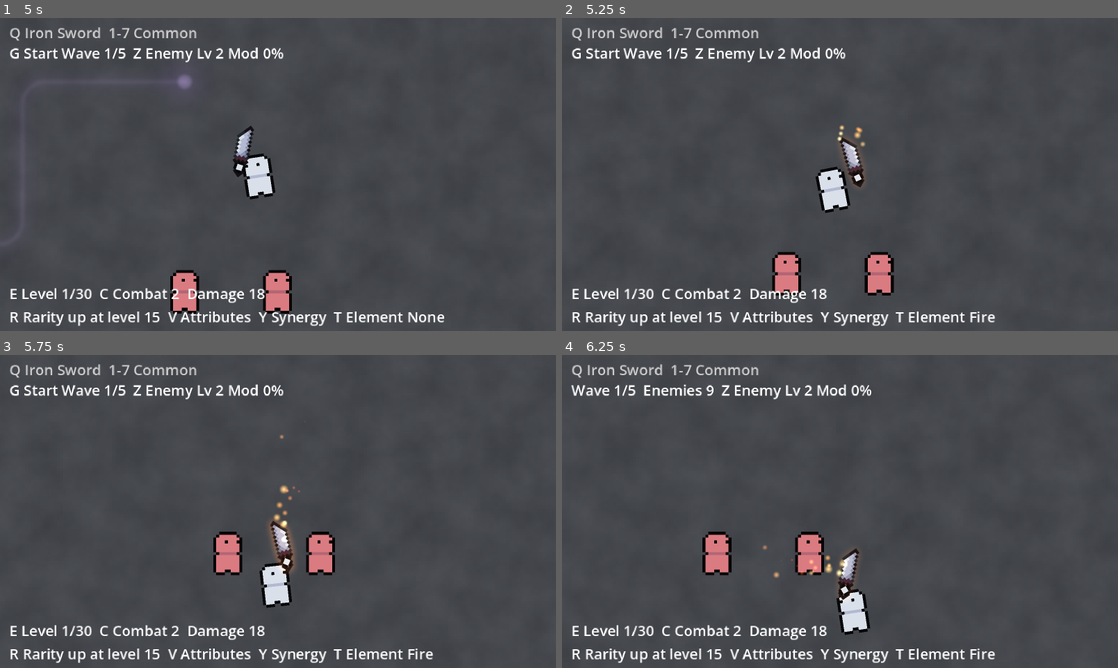
Above: before the commit, frames 1-4 (two rows, left to right).
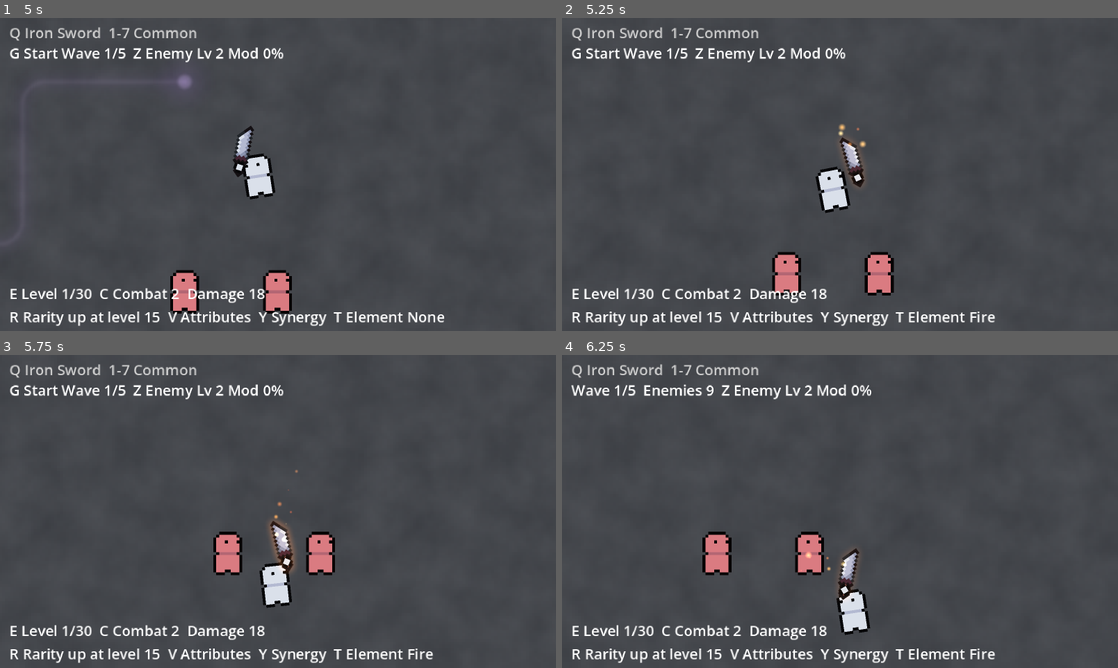
Above: after the commit, the same moments.

Repository: megalodooon/crystal-protectors
Game: Godot game, scene res://test.tscn
Same seed, same stepped clock (60 frames per second), same inputs: the game is played once before the commit and once after it.
Inputs (mouse positions are in pixels of both pictures, inside the frame that each line leads up to):
- Up to frame 1 (5 s): tap Enter at 0.5 s; move the mouse to (400, 158) at 0.52 s; press the mouse at (400, 158) at 0.53 s; hold D (right) 0.53-1.28 s; move the mouse to (166, 190) at 1.27 s; release the mouse at (166, 190) at 1.28 s; hold S (down) 1.28-2.03 s; tap Q at 1.35 s; move the mouse to (333, 105) at 2.02 s; hold D (right) 2.03-2.78 s; tap E at 2.1 s; move the mouse to (250, 237) at 2.77 s; hold W (up) 2.78-3.53 s; tap R at 2.85 s; move the mouse to (444, 221) at 3.52 s; hold A (left) from 3.53 s (still down); tap C at 3.6 s; move the mouse to (111, 127) at 4.27 s; tap Z at 4.35 s
- Up to frame 2 (5.25 s): move the mouse to (867, 174) at 5.02 s; release A (left) at 5.03 s; hold S (down) from 5.03 s (still down); tap T at 5.1 s
- Up to frame 3 (5.75 s): keep holding S (down)
- Up to frame 4 (6.25 s): move the mouse to (756, 433) at 5.77 s; release S (down) at 5.78 s; hold D (right) from 5.78 s (still down); tap G at 5.85 s

Frame 1 is identical in both runs. In frame 2, 0.1% of the frame differs, in the area x 49-55%, y 33-42%; in frame 3, 0.1%; in frame 4, 0.2%, in the area x 36-52%, y 41-72%.

Commit message:
Pixel art meteor rock, judgement sword and crystals, cleaner star impact, fewer weapon particles
Co-Authored-By: Claude Opus 5 <noreply@anthropic.com>

Diff:
--- a/godot/status_effects/debuffs/crystal_visual.tscn
+++ b/godot/status_effects/debuffs/crystal_visual.tscn
@@ -10,6 +10,7 @@
 [ext_resource type="Curve" path="res://vfx/shared/shrink_curve.tres" id="8_shrink"]
 [ext_resource type="Script" path="res://vfx/base/vfx_flash.gd" id="9_flash"]
 [ext_resource type="Script" path="res://vfx/base/vfx_spikes.gd" id="10_spikes"]
+[ext_resource type="Texture2D" path="res://status_effects/debuffs/crystal.png" id="11_crystal"]
 
 [sub_resource type="Gradient" id="Gradient_glint"]
 offsets = PackedFloat32Array(0, 0.3, 1)
@@ -32,7 +33,7 @@
 "times": PackedFloat32Array(0, 0.14, 0.22),
 "transitions": PackedFloat32Array(0.35, 2, 1),
 "update": 0,
-"values": [Vector2(0.6, 0), Vector2(1.05, 1.15), Vector2(1, 1)]
+"values": [Vector2(1, 0), Vector2(1, 1.1), Vector2(1, 1)]
 }
 
 [sub_resource type="AnimationLibrary" id="AnimationLibrary_crystal"]
@@ -65,55 +66,9 @@
 z_index = -2
 position = Vector2(0, 8)
 
-[node name="BackLeft" type="Polygon2D" parent="Loop/Crystals"]
-antialiased = true
-color = Color(0.62, 0.2, 0.62, 0.92)
-polygon = PackedVector2Array(-9, 0, -11, -9, -8, -15, -5, -10, -4, 0)
-
-[node name="BackLeftFacet" type="Polygon2D" parent="Loop/Crystals"]
-antialiased = true
-color = Color(0.95, 0.55, 0.95, 0.85)
-polygon = PackedVector2Array(-9, 0, -11, -9, -8, -15, -7.5, -9, -7, 0)
-
-[node name="BackRight" type="Polygon2D" parent="Loop/Crystals"]
-antialiased = true
-color = Color(0.62, 0.2, 0.62, 0.92)
-polygon = PackedVector2Array(4, 0, 5, -12, 8, -19, 11, -12, 10, 0)
-
-[node name="BackRightFacet" type="Polygon2D" parent="Loop/Crystals"]
-antialiased = true
-color = Color(0.95, 0.55, 0.95, 0.85)
-polygon = PackedVector2Array(4, 0, 5, -12, 8, -19, 7.5, -11, 7, 0)
-
-[node name="Center" type="Polygon2D" parent="Loop/Crystals"]
-antialiased = true
-color = Color(0.75, 0.28, 0.72, 0.9)
-polygon = PackedVector2Array(-4, 0, -5, -14, -1, -22, 3, -14, 2, 0)
-
-[node name="CenterFacet" type="Polygon2D" parent="Loop/Crystals"]
-antialiased = true
-color = Color(1, 0.7, 1, 0.85)
-polygon = PackedVector2Array(-4, 0, -5, -14, -1, -22, -1.5, -13, -1.5, 0)
-
-[node name="FrontLeft" type="Polygon2D" parent="Loop/Crystals"]
-antialiased = true
-color = Color(0.85, 0.35, 0.8, 0.95)
-polygon = PackedVector2Array(-13, 1, -15, -4, -13, -8, -10, -4, -9, 1)
-
-[node name="FrontLeftFacet" type="Polygon2D" parent="Loop/Crystals"]
-antialiased = true
-color = Color(1, 0.8, 1, 0.9)
-polygon = PackedVector2Array(-13, 1, -15, -4, -13, -8, -12.5, -3, -12, 1)
-
-[node name="FrontRight" type="Polygon2D" parent="Loop/Crystals"]
-antialiased = true
-color = Color(0.85, 0.35, 0.8, 0.95)
-polygon = PackedVector2Array(10, 1, 11, -6, 14, -10, 16, -5, 14, 1)
-
-[node name="FrontRightFacet" type="Polygon2D" parent="Loop/Crystals"]
-antialiased = true
-color = Color(1, 0.8, 1, 0.9)
-polygon = PackedVector2Array(10, 1, 11, -6, 14, -10, 13, -5, 12.5, 1)
+[node name="Cluster" type="Sprite2D" parent="Loop/Crystals"]
+position = Vector2(0, -11)
+texture = ExtResource("11_crystal")
 
 [node name="Rim" type="Sprite2D" parent="Loop/Crystals"]
 texture_filter = 2
--- a/godot/vfx/effects/judgement_impact.tscn
+++ b/godot/vfx/effects/judgement_impact.tscn
@@ -10,6 +10,7 @@
 [ext_resource type="Curve" path="res://vfx/shared/twinkle_curve.tres" id="8_twinkle"]
 [ext_resource type="Script" path="res://vfx/base/vfx_flash.gd" id="9_flash"]
 [ext_resource type="Script" path="res://vfx/base/vfx_spikes.gd" id="10_spikes"]
+[ext_resource type="Texture2D" path="res://weapons/projectiles/judgement_sword.png" id="11_sword"]
 
 [sub_resource type="Gradient" id="Gradient_spark"]
 offsets = PackedFloat32Array(0, 0.25, 1)
@@ -33,18 +34,6 @@
 "transitions": PackedFloat32Array(1, 2, 1),
 "update": 0,
 "values": [Color(1, 1, 1, 1), Color(1, 1, 1, 0.9), Color(1, 1, 1, 0)]
-}
-tracks/1/type = "value"
-tracks/1/imported = false
-tracks/1/enabled = true
-tracks/1/path = NodePath("Sword:scale")
-tracks/1/interp = 1
-tracks/1/loop_wrap = true
-tracks/1/keys = {
-"times": PackedFloat32Array(0, 0.08, 0.9),
-"transitions": PackedFloat32Array(0.5, 1, 1),
-"update": 0,
-"values": [Vector2(1.25, 0.8), Vector2(1, 1), Vector2(0.7, 1.1)]
 }
 
 [sub_resource type="AnimationLibrary" id="AnimationLibrary_impact"]
@@ -87,30 +76,9 @@
 [node name="Sword" type="Node2D" parent="."]
 position = Vector2(0, 4)
 
-[node name="Blade" type="Polygon2D" parent="Sword"]
-antialiased = true
-color = Color(1, 0.96, 0.82, 0.95)
-polygon = PackedVector2Array(-2.5, -24, 2.5, -24, 2.5, -2, 0, 3, -2.5, -2)
-
-[node name="Edge" type="Polygon2D" parent="Sword"]
-antialiased = true
-color = Color(1, 1, 1, 1)
-polygon = PackedVector2Array(-0.7, -24, 0.7, -24, 0.7, -3, 0, 1, -0.7, -3)
-
-[node name="Guard" type="Polygon2D" parent="Sword"]
-antialiased = true
-color = Color(1, 0.8, 0.35, 1)
-polygon = PackedVector2Array(-8, -27, 8, -27, 8, -24, -8, -24)
-
-[node name="Hilt" type="Polygon2D" parent="Sword"]
-antialiased = true
-color = Color(0.95, 0.72, 0.3, 1)
-polygon = PackedVector2Array(-1.5, -35, 1.5, -35, 1.5, -27, -1.5, -27)
-
-[node name="Pommel" type="Polygon2D" parent="Sword"]
-antialiased = true
-color = Color(1, 0.85, 0.4, 1)
-polygon = PackedVector2Array(0, -38, 2.5, -36, 0, -34, -2.5, -36)
+[node name="Sprite" type="Sprite2D" parent="Sword"]
+position = Vector2(0, -16)
+texture = ExtResource("11_sword")
 
 [node name="Glow" type="Sprite2D" parent="Sword"]
 texture_filter = 2
--- a/godot/vfx/effects/star_impact.tscn
+++ b/godot/vfx/effects/star_impact.tscn
@@ -23,37 +23,14 @@
 z_index = 2
 script = ExtResource("1_effect")
 baseRadius = 20.0
-lifetime = 1.0
-shake = 0.5
-
-[node name="Ground" type="Sprite2D" parent="."]
-z_index = -3
-texture_filter = 2
-material = ExtResource("2_add")
-position = Vector2(0, 3)
-scale = Vector2(1.7, 0.6)
-modulate = Color(0.5, 0.65, 1, 0.6)
-texture = ExtResource("3_glow")
-script = ExtResource("9_flash")
-duration = 0.6
-startScale = 0.3
-endScale = 1.0
-
-[node name="Glow" type="Sprite2D" parent="."]
-texture_filter = 2
-material = ExtResource("2_add")
-scale = Vector2(1.3, 1.3)
-modulate = Color(0.6, 0.75, 1, 0.8)
-texture = ExtResource("3_glow")
-script = ExtResource("9_flash")
-duration = 0.4
-startScale = 0.3
-endScale = 1.0
+lifetime = 0.8
+shake = 0.2
 
 [node name="Flash" type="Sprite2D" parent="."]
 texture_filter = 2
 material = ExtResource("2_add")
-modulate = Color(0.95, 0.97, 1, 1)
+scale = Vector2(0.6, 0.6)
+modulate = Color(0.95, 0.97, 1, 0.9)
 texture = ExtResource("4_flash")
 script = ExtResource("9_flash")
 duration = 0.18
@@ -64,20 +41,19 @@
 texture_filter = 2
 material = ExtResource("2_add")
 script = ExtResource("10_spikes")
-count = 8
-length = 24.0
-width = 1.5
-duration = 0.32
+count = 4
+length = 12.0
+width = 1.0
+duration = 0.25
 color = Color(0.7, 0.85, 1, 1)
 randomAngles = false
 lengthRandomness = 0.0
-alternate = 0.4
-spin = 0.8
+angleOffset = 45.0
 
 [node name="Sparks" type="CPUParticles2D" parent="."]
 texture_filter = 2
 material = ExtResource("2_add")
-amount = 12
+amount = 6
 texture = ExtResource("5_streak")
 lifetime = 0.35
 one_shot = true
@@ -99,7 +75,7 @@
 [node name="Twinkles" type="CPUParticles2D" parent="."]
 texture_filter = 2
 material = ExtResource("2_add")
-amount = 10
+amount = 5
 texture = ExtResource("6_sparkle")
 lifetime = 0.9
 one_shot = true
@@ -108,8 +84,8 @@
 local_coords = true
 spread = 180.0
 gravity = Vector2(0, -8)
-initial_velocity_min = 15.0
-initial_velocity_max = 40.0
+initial_velocity_min = 10.0
+initial_velocity_max = 25.0
 damping_min = 35.0
 damping_max = 55.0
 scale_amount_min = 0.3
--- a/godot/weapons/auras/arcane_aura.tscn
+++ b/godot/weapons/auras/arcane_aura.tscn
@@ -34,9 +34,9 @@
 texture_filter = 2
 material = ExtResource("3_add")
 emitting = false
-amount = 7
+amount = 4
 texture = ExtResource("4_dot")
-lifetime = 0.6
+lifetime = 0.42
 randomness = 0.4
 local_coords = false
 emission_shape = 4
@@ -52,9 +52,9 @@
 texture_filter = 2
 material = ExtResource("3_add")
 emitting = false
-amount = 5
+amount = 3
 texture = ExtResource("9_sparkle")
-lifetime = 0.7
+lifetime = 0.49
 randomness = 0.5
 local_coords = false
 emission_shape = 4
--- a/godot/weapons/auras/blood_aura.tscn
+++ b/godot/weapons/auras/blood_aura.tscn
@@ -33,9 +33,9 @@
 texture_filter = 2
 material = ExtResource("3_add")
 emitting = false
-amount = 8
+amount = 4
 texture = ExtResource("4_dot")
-lifetime = 0.5
+lifetime = 0.35
 randomness = 0.4
 local_coords = false
 emission_shape = 4
@@ -51,9 +51,9 @@
 [node name="Drips" type="CPUParticles2D" parent="."]
 texture_filter = 2
 emitting = false
-amount = 3
+amount = 2
 texture = ExtResource("4_dot")
-lifetime = 0.6
+lifetime = 0.42
 randomness = 0.5
 local_coords = false
 emission_shape = 4
--- a/godot/weapons/auras/celestial_aura.tscn
+++ b/godot/weapons/auras/celestial_aura.tscn
@@ -35,9 +35,9 @@
 texture_filter = 2
 material = ExtResource("3_add")
 emitting = false
-amount = 8
+amount = 4
 texture = ExtResource("4_dot")
-lifetime = 1.0
+lifetime = 0.7
 randomness = 0.4
 local_coords = false
 emission_shape = 4
@@ -56,9 +56,9 @@
 texture_filter = 2
 material = ExtResource("3_add")
 emitting = false
-amount = 5
+amount = 3
 texture = ExtResource("5_sparkle")
-lifetime = 0.9
+lifetime = 0.63
 randomness = 0.6
 local_coords = false
 emission_shape = 4
--- a/godot/weapons/auras/crystal_aura.tscn
+++ b/godot/weapons/auras/crystal_aura.tscn
@@ -34,9 +34,9 @@
 texture_filter = 2
 material = ExtResource("3_add")
 emitting = false
-amount = 6
+amount = 3
 texture = ExtResource("4_streak")
-lifetime = 0.55
+lifetime = 0.39
 randomness = 0.5
 local_coords = false
 emission_shape = 4
@@ -55,9 +55,9 @@
 texture_filter = 2
 material = ExtResource("3_add")
 emitting = false
-amount = 4
+amount = 2
 texture = ExtResource("5_sparkle")
-lifetime = 0.5
+lifetime = 0.35
 randomness = 0.6
 local_coords = false
 emission_shape = 4
--- a/godot/weapons/auras/electric_aura.tscn
+++ b/godot/weapons/auras/electric_aura.tscn
@@ -30,9 +30,9 @@
 texture_filter = 2
 material = ExtResource("3_add")
 emitting = false
-amount = 6
+amount = 3
 texture = ExtResource("4_streak")
-lifetime = 0.12
+lifetime = 0.08
 randomness = 0.6
 local_coords = false
 emission_shape = 4
@@ -49,9 +49,9 @@
 texture_filter = 2
 material = ExtResource("3_add")
 emitting = false
-amount = 5
+amount = 3
 texture = ExtResource("5_dot")
-lifetime = 0.25
+lifetime = 0.17
 randomness = 0.6
 local_coords = false
 emission_shape = 4
--- a/godot/weapons/auras/explosive_aura.tscn
+++ b/godot/weapons/auras/explosive_aura.tscn
@@ -34,9 +34,9 @@
 texture_filter = 2
 material = ExtResource("3_add")
 emitting = false
-amount = 7
+amount = 4
 texture = ExtResource("5_dot")
-lifetime = 0.4
+lifetime = 0.28
 randomness = 0.4
 local_coords = false
 emission_shape = 4
@@ -53,9 +53,9 @@
 texture_filter = 2
 material = ExtResource("3_add")
 emitting = false
-amount = 4
+amount = 2
 texture = ExtResource("4_streak")
-lifetime = 0.35
+lifetime = 0.24
 randomness = 0.6
 local_coords = false
 emission_shape = 4
--- a/godot/weapons/auras/fire_aura.tscn
+++ b/godot/weapons/auras/fire_aura.tscn
@@ -50,9 +50,9 @@
 texture_filter = 2
 material = SubResource("CanvasItemMaterial_add")
 emitting = false
-amount = 14
+amount = 7
 texture = SubResource("GradientTexture2D_soft")
-lifetime = 0.35
+lifetime = 0.24
 randomness = 0.4
 local_coords = false
 emission_shape = 4
@@ -69,9 +69,9 @@
 texture_filter = 2
 material = SubResource("CanvasItemMaterial_add")
 emitting = false
-amount = 4
+amount = 2
 texture = ExtResource("3_dot")
-lifetime = 0.8
+lifetime = 0.56
 randomness = 0.5
 local_coords = false
 emission_shape = 4
--- a/godot/weapons/auras/frost_aura.tscn
+++ b/godot/weapons/auras/frost_aura.tscn
@@ -46,9 +46,9 @@
 texture_filter = 2
 material = SubResource("CanvasItemMaterial_add")
 emitting = false
-amount = 8
+amount = 4
 texture = SubResource("GradientTexture2D_soft")
-lifetime = 0.6
+lifetime = 0.42
 randomness = 0.4
 local_coords = false
 emission_shape = 4
@@ -64,9 +64,9 @@
 texture_filter = 2
 material = SubResource("CanvasItemMaterial_add")
 emitting = false
-amount = 4
+amount = 2
 texture = ExtResource("3_sparkle")
-lifetime = 0.9
+lifetime = 0.63
 randomness = 0.5
 local_coords = false
 emission_shape = 4
--- a/godot/weapons/auras/holy_aura.tscn
+++ b/godot/weapons/auras/holy_aura.tscn
@@ -34,9 +34,9 @@
 texture_filter = 2
 material = ExtResource("3_add")
 emitting = false
-amount = 5
+amount = 3
 texture = ExtResource("4_streak")
-lifetime = 0.6
+lifetime = 0.42
 randomness = 0.4
 local_coords = false
 emission_shape = 4
@@ -55,9 +55,9 @@
 texture_filter = 2
 material = ExtResource("3_add")
 emitting = false
-amount = 4
+amount = 2
 texture = ExtResource("5_sparkle")
-lifetime = 0.8
+lifetime = 0.56
 randomness = 0.5
 local_coords = false
 emission_shape = 4
--- a/godot/weapons/auras/poison_aura.tscn
+++ b/godot/weapons/auras/poison_aura.tscn
@@ -48,9 +48,9 @@
 texture_filter = 2
 material = SubResource("CanvasItemMaterial_add")
 emitting = false
-amount = 8
+amount = 4
 texture = SubResource("GradientTexture2D_soft")
-lifetime = 0.5
+lifetime = 0.35
 randomness = 0.4
 local_coords = false
 emission_shape = 4
@@ -67,9 +67,9 @@
 texture_filter = 2
 material = SubResource("CanvasItemMaterial_add")
 emitting = false
-amount = 3
+amount = 2
 texture = SubResource("GradientTexture2D_soft")
-lifetime = 0.7
+lifetime = 0.49
 randomness = 0.5
 local_coords = false
 emission_shape = 4
--- a/godot/weapons/auras/prismatic_aura.tscn
+++ b/godot/weapons/auras/prismatic_aura.tscn
@@ -35,9 +35,9 @@
 texture_filter = 2
 material = ExtResource("3_add")
 emitting = false
-amount = 9
+amount = 5
 texture = ExtResource("4_dot")
-lifetime = 0.8
+lifetime = 0.56
 randomness = 0.4
 local_coords = false
 emission_shape = 4
@@ -56,9 +56,9 @@
 texture_filter = 2
 material = ExtResource("3_add")
 emitting = false
-amount = 4
+amount = 2
 texture = ExtResource("5_sparkle")
-lifetime = 0.6
+lifetime = 0.42
 randomness = 0.5
 local_coords = false
 emission_shape = 4
--- a/godot/weapons/auras/shadow_aura.tscn
+++ b/godot/weapons/auras/shadow_aura.tscn
@@ -33,9 +33,9 @@
 [node name="Smoke" type="CPUParticles2D" parent="."]
 texture_filter = 2
 emitting = false
-amount = 8
+amount = 4
 texture = ExtResource("4_dot")
-lifetime = 0.7
+lifetime = 0.49
 randomness = 0.4
 local_coords = false
 emission_shape = 4
@@ -52,9 +52,9 @@
 texture_filter = 2
 material = ExtResource("3_add")
 emitting = false
-amount = 5
+amount = 3
 texture = ExtResource("4_dot")
-lifetime = 0.55
+lifetime = 0.39
 randomness = 0.5
 local_coords = false
 emission_shape = 4
--- a/godot/weapons/auras/steel_aura.tscn
+++ b/godot/weapons/auras/steel_aura.tscn
@@ -31,9 +31,9 @@
 texture_filter = 2
 material = ExtResource("3_add")
 emitting = false
-amount = 4
+amount = 2
 texture = ExtResource("9_sparkle")
-lifetime = 0.5
+lifetime = 0.35
 randomness = 0.6
 local_coords = false
 emission_shape = 4
@@ -47,9 +47,9 @@
 texture_filter = 2
 material = ExtResource("3_add")
 emitting = false
-amount = 3
+amount = 2
 texture = ExtResource("5_streak")
-lifetime = 0.35
+lifetime = 0.24
 randomness = 0.5
 local_coords = false
 emission_shape = 4
--- a/godot/weapons/auras/void_aura.tscn
+++ b/godot/weapons/auras/void_aura.tscn
@@ -33,9 +33,9 @@
 [node name="Void" type="CPUParticles2D" parent="."]
 texture_filter = 2
 emitting = false
-amount = 9
+amount = 5
 texture = ExtResource("4_dot")
-lifetime = 0.8
+lifetime = 0.56
 randomness = 0.4
 local_coords = false
 emission_shape = 4
@@ -52,9 +52,9 @@
 texture_filter = 2
 material = ExtResource("3_add")
 emitting = false
-amount = 4
+amount = 2
 texture = ExtResource("4_dot")
-lifetime = 0.5
+lifetime = 0.35
 randomness = 0.5
 local_coords = false
 emission_shape = 4
--- a/godot/weapons/auras/water_aura.tscn
+++ b/godot/weapons/auras/water_aura.tscn
@@ -32,9 +32,9 @@
 [node name="Drips" type="CPUParticles2D" parent="."]
 texture_filter = 2
 emitting = false
-amount = 4
+amount = 2
 texture = ExtResource("4_dot")
-lifetime = 0.6
+lifetime = 0.42
 randomness = 0.5
 local_coords = false
 emission_shape = 4
@@ -51,9 +51,9 @@
 texture_filter = 2
 material = ExtResource("3_add")
 emitting = false
-amount = 3
+amount = 2
 texture = ExtResource("4_dot")
-lifetime = 0.5
+lifetime = 0.35
 randomness = 0.5
 local_coords = false
 emission_shape = 4
--- a/godot/weapons/enchant/enchant.tscn
+++ b/godot/weapons/enchant/enchant.tscn
@@ -33,9 +33,9 @@
 texture_filter = 2
 material = ExtResource("3_add")
 emitting = false
-amount = 6
+amount = 3
 texture = ExtResource("4_dot")
-lifetime = 0.8
+lifetime = 0.56
 randomness = 0.5
 local_coords = false
 emission_shape = 4
@@ -56,9 +56,9 @@
 texture_filter = 2
 material = ExtResource("3_add")
 emitting = false
-amount = 2
+amount = 1
 texture = ExtResource("5_sparkle")
-lifetime = 0.7
+lifetime = 0.49
 randomness = 0.5
 local_coords = false
 emission_shape = 4
--- a/godot/weapons/projectiles/falling_star.tscn
+++ b/godot/weapons/projectiles/falling_star.tscn
@@ -47,22 +47,22 @@
 [node name="Trail" type="CPUParticles2D" parent="Rock"]
 texture_filter = 2
 material = ExtResource("2_add")
-amount = 32
+amount = 20
 texture = ExtResource("4_dot")
 lifetime = 0.3
 randomness = 0.3
 emission_shape = 1
 emission_sphere_radius = 1.5
 gravity = Vector2(0, 0)
-scale_amount_min = 0.9
-scale_amount_max = 1.4
+scale_amount_min = 0.5
+scale_amount_max = 0.8
 scale_amount_curve = ExtResource("6_shrink")
 color_ramp = SubResource("Gradient_trail")
 
 [node name="Glitter" type="CPUParticles2D" parent="Rock"]
 texture_filter = 2
 material = ExtResource("2_add")
-amount = 10
+amount = 5
 texture = ExtResource("5_sparkle")
 lifetime = 0.55
 randomness = 0.5
@@ -78,20 +78,20 @@
 texture_filter = 2
 material = ExtResource("2_add")
 position = Vector2(-12, 0)
-scale = Vector2(1.8, 0.35)
-modulate = Color(0.55, 0.7, 1, 0.8)
+scale = Vector2(1.1, 0.22)
+modulate = Color(0.55, 0.7, 1, 0.6)
 texture = ExtResource("3_glow")
 
 [node name="Glow" type="Sprite2D" parent="Rock"]
 texture_filter = 2
 material = ExtResource("2_add")
-scale = Vector2(0.7, 0.7)
-modulate = Color(0.65, 0.8, 1, 0.9)
+scale = Vector2(0.4, 0.4)
+modulate = Color(0.65, 0.8, 1, 0.6)
 texture = ExtResource("3_glow")
 
 [node name="Star" type="Sprite2D" parent="Rock"]
 texture_filter = 2
 material = ExtResource("2_add")
 rotation = 0.785398
-scale = Vector2(1.3, 1.3)
+scale = Vector2(0.8, 0.8)
 texture = ExtResource("5_sparkle")
--- a/godot/weapons/projectiles/judgement_sword.tscn
+++ b/godot/weapons/projectiles/judgement_sword.tscn
@@ -9,6 +9,7 @@
 [ext_resource type="Curve" path="res://vfx/shared/twinkle_curve.tres" id="7_twinkle"]
 [ext_resource type="PackedScene" path="res://vfx/effects/judgement_impact.tscn" id="8_impact"]
 [ext_resource type="Script" path="res://vfx/base/vfx_flash.gd" id="9_flash"]
+[ext_resource type="Texture2D" path="res://weapons/projectiles/judgement_sword.png" id="10_sword"]
 
 [sub_resource type="Gradient" id="Gradient_trail"]
 offsets = PackedFloat32Array(0, 0.25, 1)
@@ -80,35 +81,7 @@
 modulate = Color(1, 0.8, 0.3, 0.7)
 texture = ExtResource("3_glow")
 
-[node name="Blade" type="Polygon2D" parent="Rock"]
-antialiased = true
-color = Color(1, 0.96, 0.82, 0.95)
-polygon = PackedVector2Array(-6, -2.5, 16, -2.5, 23, 0, 16, 2.5, -6, 2.5)
-
-[node name="Edge" type="Polygon2D" parent="Rock"]
-antialiased = true
-color = Color(1, 1, 1, 1)
-polygon = PackedVector2Array(-6, -0.7, 17, -0.7, 21, 0, 17, 0.7, -6, 0.7)
-
-[node name="Guard" type="Polygon2D" parent="Rock"]
-antialiased = true
-color = Color(1, 0.8, 0.35, 1)
-polygon = PackedVector2Array(-8, -8, -5, -8, -5, 8, -8, 8)
-
-[node name="Hilt" type="Polygon2D" parent="Rock"]
-antialiased = true
-color = Color(0.95, 0.72, 0.3, 1)
-polygon = PackedVector2Array(-16, -1.5, -8, -1.5, -8, 1.5, -16, 1.5)
-
-[node name="Pommel" type="Polygon2D" parent="Rock"]
-antialiased = true
-color = Color(1, 0.85, 0.4, 1)
-polygon = PackedVector2Array(-19, 0, -17, -2.5, -15, 0, -17, 2.5)
-
-[node name="Core" type="Sprite2D" parent="Rock"]
-texture_filter = 2
-material = ExtResource("2_add")
-position = Vector2(6, 0)
-scale = Vector2(1.2, 0.3)
-modulate = Color(1, 0.95, 0.75, 0.8)
-texture = ExtResource("3_glow")
+[node name="Sword" type="Sprite2D" parent="Rock"]
+position = Vector2(4, 0)
+rotation = -1.5708
+texture = ExtResource("10_sword")
--- a/godot/weapons/projectiles/meteor.tscn
+++ b/godot/weapons/projectiles/meteor.tscn
@@ -3,11 +3,11 @@
 [ext_resource type="Script" path="res://weapons/projectiles/meteor.gd" id="1_meteor"]
 [ext_resource type="Material" path="res://vfx/shared/add_material.tres" id="2_add"]
 [ext_resource type="Texture2D" path="res://vfx/shared/soft_glow.tres" id="3_glow"]
-[ext_resource type="Texture2D" path="res://vfx/shared/flash_glow.tres" id="4_flash"]
 [ext_resource type="Texture2D" path="res://vfx/shared/soft_dot.tres" id="5_dot"]
 [ext_resource type="Curve" path="res://vfx/shared/shrink_curve.tres" id="6_shrink"]
 [ext_resource type="Curve" path="res://vfx/shared/puff_curve.tres" id="7_puff"]
 [ext_resource type="PackedScene" path="res://vfx/effects/explosion.tscn" id="9_explosion"]
+[ext_resource type="Texture2D" path="res://weapons/projectiles/meteor_rock.png" id="10_rock"]
 
 [sub_resource type="Gradient" id="Gradient_fire"]
 offsets = PackedFloat32Array(0, 0.2, 0.55, 1)
@@ -37,59 +37,39 @@
 
 [node name="Smoke" type="CPUParticles2D" parent="Rock"]
 texture_filter = 2
-amount = 14
+amount = 8
 texture = ExtResource("5_dot")
 lifetime = 0.5
 randomness = 0.4
 emission_shape = 1
 emission_sphere_radius = 2.0
 gravity = Vector2(0, -10)
-scale_amount_min = 1.2
-scale_amount_max = 1.8
+scale_amount_min = 0.8
+scale_amount_max = 1.1
 scale_amount_curve = ExtResource("7_puff")
 color_ramp = SubResource("Gradient_smoke")
 
 [node name="Trail" type="CPUParticles2D" parent="Rock"]
 texture_filter = 2
 material = ExtResource("2_add")
-amount = 36
+amount = 24
 texture = ExtResource("5_dot")
 lifetime = 0.28
 randomness = 0.3
 emission_shape = 1
 emission_sphere_radius = 2.5
 gravity = Vector2(0, 0)
-scale_amount_min = 1.5
-scale_amount_max = 2.1
+scale_amount_min = 0.7
+scale_amount_max = 1.0
 scale_amount_curve = ExtResource("6_shrink")
 color_ramp = SubResource("Gradient_fire")
-
-[node name="Tail" type="Sprite2D" parent="Rock"]
-texture_filter = 2
-material = ExtResource("2_add")
-position = Vector2(-14, 0)
-scale = Vector2(2.2, 0.5)
-modulate = Color(1, 0.45, 0.1, 0.85)
-texture = ExtResource("3_glow")
-
-[node name="TailCore" type="Sprite2D" parent="Rock"]
-texture_filter = 2
-material = ExtResource("2_add")
-position = Vector2(-8, 0)
-scale = Vector2(1.2, 0.22)
-modulate = Color(1, 0.85, 0.5, 0.9)
-texture = ExtResource("3_glow")
 
 [node name="Glow" type="Sprite2D" parent="Rock"]
 texture_filter = 2
 material = ExtResource("2_add")
-scale = Vector2(0.9, 0.9)
-modulate = Color(1, 0.5, 0.15, 0.9)
+scale = Vector2(0.6, 0.6)
+modulate = Color(1, 0.5, 0.15, 0.6)
 texture = ExtResource("3_glow")
 
 [node name="Core" type="Sprite2D" parent="Rock"]
-texture_filter = 2
-material = ExtResource("2_add")
-scale = Vector2(0.45, 0.45)
-modulate = Color(1, 0.9, 0.65, 1)
-texture = ExtResource("4_flash")
+texture = ExtResource("10_rock")
--- a/godot/weapons/spawns/crystal_sentinel.tscn
+++ b/godot/weapons/spawns/crystal_sentinel.tscn
@@ -11,6 +11,7 @@
 [ext_resource type="Script" path="res://vfx/base/vfx_flash.gd" id="9_flash"]
 [ext_resource type="Script" path="res://vfx/base/vfx_orbit.gd" id="10_orbit"]
 [ext_resource type="PackedScene" path="res://weapons/projectiles/spirit_orb.tscn" id="11_bolt"]
+[ext_resource type="Texture2D" path="res://weapons/spawns/crystal_sentinel.png" id="12_crystal"]
 
 [sub_resource type="Gradient" id="Gradient_glint"]
 offsets = PackedFloat32Array(0, 0.25, 1)
@@ -41,20 +42,8 @@
 endScale = 1.1
 loop = true
 
-[node name="Body" type="Polygon2D" parent="Visuals"]
-antialiased = true
-color = Color(0.8, 0.3, 0.75, 0.95)
-polygon = PackedVector2Array(0, -8, 3.5, -1, 0, 7, -3.5, -1)
-
-[node name="Facet" type="Polygon2D" parent="Visuals"]
-antialiased = true
-color = Color(1, 0.75, 1, 0.95)
-polygon = PackedVector2Array(0, -8, 0, 7, -3.5, -1)
-
-[node name="Shine" type="Polygon2D" parent="Visuals"]
-antialiased = true
-color = Color(1, 1, 1, 0.9)
-polygon = PackedVector2Array(-0.8, -5, -0.2, -5.5, -1.8, -1, -2.4, -1.3)
+[node name="Body" type="Sprite2D" parent="Visuals"]
+texture = ExtResource("12_crystal")
 
 [node name="Shards" type="Node2D" parent="Visuals"]
 texture_filter = 2
Binary file added: godot/status_effects/debuffs/crystal.png
Not shown, added: godot/status_effects/debuffs/crystal.png.import
Binary file added: godot/weapons/projectiles/judgement_sword.png
Not shown, added: godot/weapons/projectiles/judgement_sword.png.import
Binary file added: godot/weapons/projectiles/meteor_rock.png
Not shown, added: godot/weapons/projectiles/meteor_rock.png.import
Binary file added: godot/weapons/spawns/crystal_sentinel.png
Not shown, added: godot/weapons/spawns/crystal_sentinel.png.import
Not shown, changed: HANDOUT.txt
